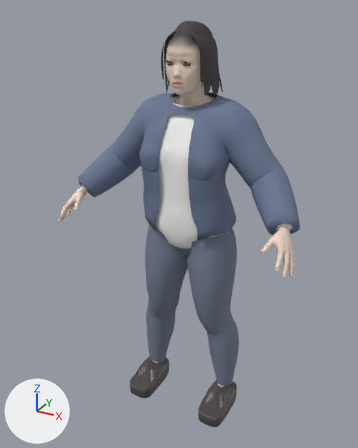
The glTF model assets/people/clerk.glb, before and after one commit.
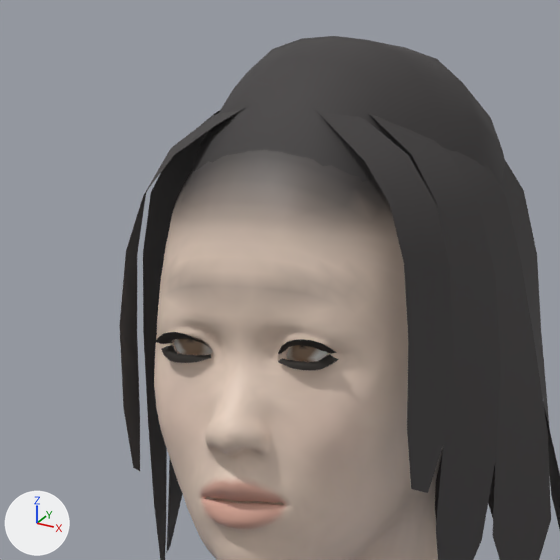
Each version appears first whole from a camera (50 mm lens) standing at (0.772, -1.526, 1.511) and looking at (-0.027, -0.073, 0.784), and next in a close-up on the part from 40% to 62% of the width and 3% to 20% of the height. The lights are fixed; the arrows at lower left show +X, +Y and +Z. The first two pictures are the older version. Vertices at exactly the same position are counted once.

The first close-up shows 'Bob', 'Body', 'Hair'.
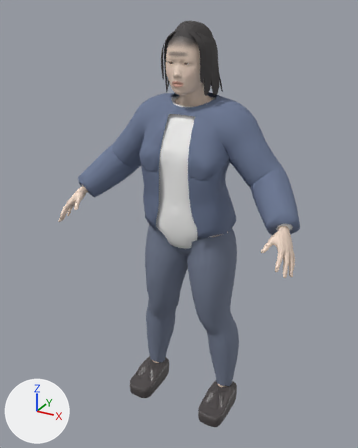
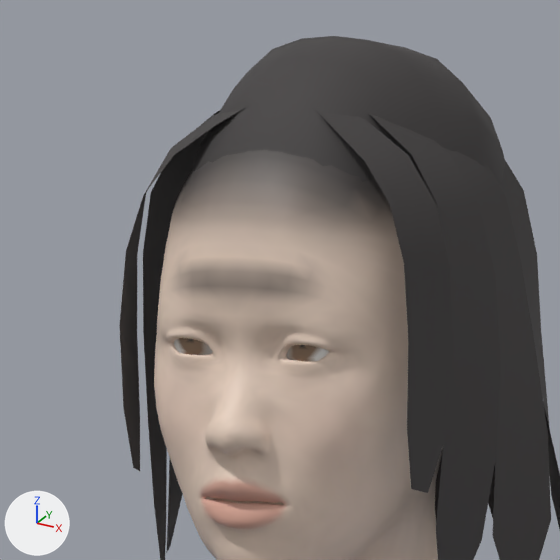
What differs and where, as boxes [x1, y1, x2, y2] in the close-ups (560 x 560 px):
part 1 of me_body, deleted: before [156, 332, 211, 349]
part 2 of me_body, deleted: before [278, 339, 336, 354]
part 3 of me_body, deleted: before [161, 345, 211, 363]
part 4 of me_body, deleted: before [278, 354, 339, 371]
part 5 of me_body, recoloured: [160, 258, 359, 305] in both

What changed in the scene script:
```text
Change me_body:
    used by ob_body; location = (0.0, 0.0, 0.0)
    remove me_body.from_pydata(...)  # 9130 vertices, 17734 faces; spans x -0.446..0.446, y -0.279..0.082, z 0.064..1.447
    add me_body.from_pydata(...)  # 8880 vertices, 17366 faces; spans x -0.446..0.446, y -0.279..0.082, z 0.064..1.447
    me_body part 1: the loose piece of 65 vertices spanning x -0.043..-0.016, y -0.134..-0.122, z 1.349..1.356 is deleted
    me_body part 2: the loose piece of 65 vertices spanning x 0.016..0.043, y -0.134..-0.122, z 1.349..1.356 is deleted
    me_body part 3: the loose piece of 60 vertices spanning x -0.042..-0.016, y -0.13..-0.122, z 1.343..1.35 is deleted
    me_body part 4: the loose piece of 60 vertices spanning x 0.016..0.042, y -0.13..-0.122, z 1.343..1.35 is deleted
    me_body part 5: 114 kept faces spanning x -0.052..0.052, y -0.135..-0.108, z 1.364..1.39 get new vertex colours; the middle colour goes from beige #e1caba to beige #e0caba
    remove me_body.materials.append(mat_lash)
```
